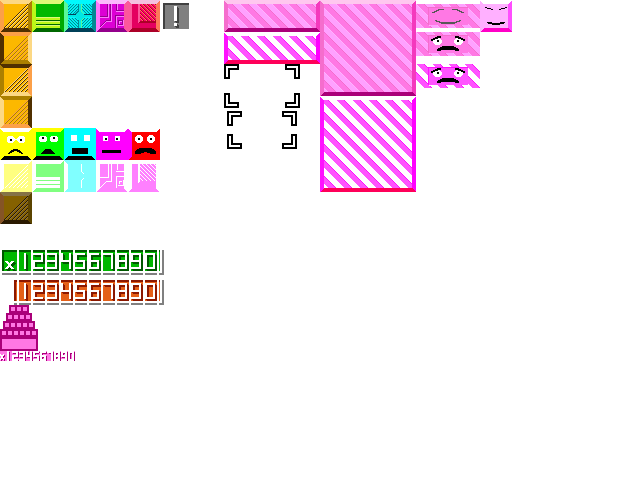
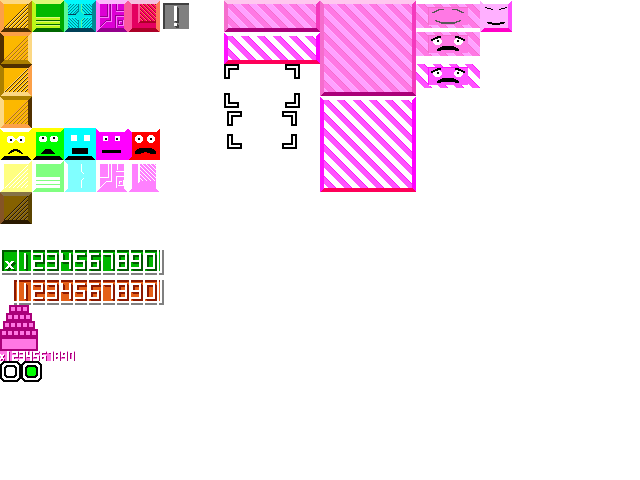
Layers edited between the first and the second 640 × 480 image:
added layer "matchpoint on" above "matchpoint off" over [21, 361, 42, 382]
added layer "matchpoint off" above "cursor2" over [0, 361, 21, 382]
